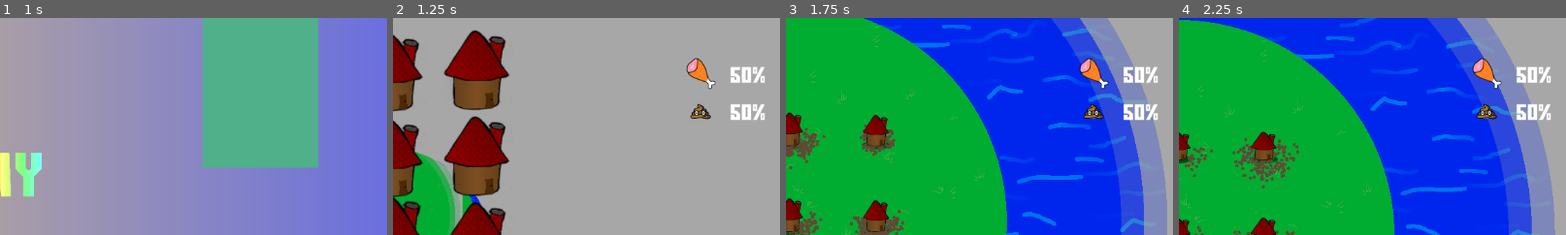
Above: before the commit, frames 1-4 (left to right).
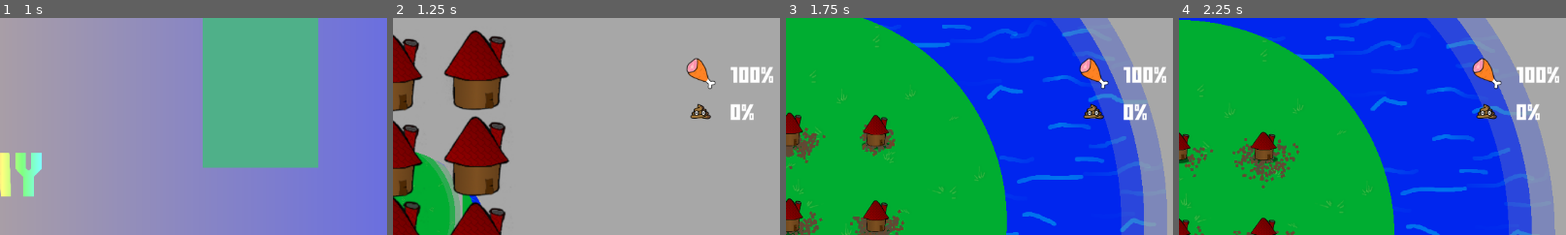
Above: after the commit, the same moments.

Repository: Viggzta/gmtk-jam-2024
Game: Godot game, scene res://main_menu.tscn
The game is run twice, just before and just after one commit, with the same random seed, the same clock (stepped at 60 frames per second) and the same inputs. Sound files missing from this copy of the repository are replaced by a short silence.
Inputs (mouse positions are % of the whole screen's width and height, from its top left):
- Up to frame 1 (1 s): click (49, 36) at 0.5 s
- Up to frame 2 (1.25 s): no input
- Up to frame 3 (1.75 s): click "1" at 1.25 s
- Up to frame 4 (2.25 s): click "0" at 2 s
The pictures show only the part of the screen within x 50-100%, y 0-50%; the shares and areas given below are measured in that part.

Frame 1 is identical in both runs. In frame 2, 0.8% of the frame differs, in the area x 87-99%, y 22-47%; in frame 3, 0.9%, in the area x 87-99%, y 22-48%; in frame 4, 0.8%.

Commit message:
Display upcoming food

Diff:
--- a/src/scenes/levels/the_level.gd
+++ b/src/scenes/levels/the_level.gd
@@ -22,7 +22,6 @@
 @export var dude_increase_multiply : float = 1.2
 @export var build_radius_increase_addition : float = 0.5
 
-var current_day: int = 1
 signal new_day(day: int)
 
 var buildings_placed: Dictionary = {}
@@ -46,10 +45,10 @@
 		building.add_child(sound)
 		return
 
-	var current_day_restrictions: Dictionary = Globals.level_restrictions[current_day]
+	var current_day_restrictions: Dictionary = Globals.level_restrictions[Globals.current_day]
 	var max_allowed_count: int = 0
 	if current_day_restrictions.has(Globals.current_building_type):
-		max_allowed_count = Globals.level_restrictions[current_day][Globals.current_building_type]
+		max_allowed_count = Globals.level_restrictions[Globals.current_day][Globals.current_building_type]
 	var current_count: int = 0
 	if buildings_placed.has(Globals.current_building_type):
 		current_count = buildings_placed[Globals.current_building_type]
@@ -103,10 +102,10 @@
 	sound.set_and_play(FireAndForgetSound.SoundClips.Suuck)
 	house.add_child(sound)
 
-	var current_day_restrictions: Dictionary = Globals.level_restrictions[current_day]
+	var current_day_restrictions: Dictionary = Globals.level_restrictions[Globals.current_day]
 	var max_allowed_count: int = 0
 	if current_day_restrictions.has(current_building_type):
-		max_allowed_count = Globals.level_restrictions[current_day][current_building_type]
+		max_allowed_count = Globals.level_restrictions[Globals.current_day][current_building_type]
 	var new_current_count: int = buildings_placed[current_building_type]
 	$CanvasLayer/ActionBar.set_building_count(current_building_type, max_allowed_count - new_current_count)
 
@@ -145,11 +144,12 @@
 	_create_build_spots(buildable_radius)
 	calculate_restrictions()
 	buildings_placed = {}
+	$CanvasLayer/UpcomingNeedsUi.calculate_upcoming_needs()
 
 func _spawn_wave() -> void:
 	Globals.dude_count = 0
-	print("Current day: " + str(current_day))
-	for level_need_arrays: Array in Globals.level_needs[current_day]:
+	print("Current day: " + str(Globals.current_day))
+	for level_need_arrays: Array in Globals.level_needs[Globals.current_day]:
 		print("Step1: " + str(level_need_arrays))
 		for level_need: Pair in level_need_arrays:
 			print("Step2: " + str(level_need))
@@ -181,18 +181,19 @@
 	Globals.current_state = state
 
 	if state == globals.GameState.Setup:
-		current_day += 1
-		new_day.emit(current_day)
+		Globals.current_day += 1
+		new_day.emit(Globals.current_day)
 		$CanvasLayer/SatisfactionUi.visible = false
 		Globals.dude_count = 0
 		Globals.total_needs = 0
 		$CanvasLayer/SatisfactionUi/ProgressBar.value = 100
 		buildings_placed.clear()
 		calculate_restrictions()
+		$CanvasLayer/UpcomingNeedsUi.calculate_upcoming_needs()
 	elif state == globals.GameState.Rush:
 		$CanvasLayer/SatisfactionUi.visible = true
 	elif state== globals.GameState.Failure:
-		current_day = 1
+		Globals.current_day = 1
 		Globals.total_needs = 0
 		get_tree().change_scene_to_file("res://scenes/levels/the_level.tscn")
 	elif state == globals.GameState.Success:
@@ -215,14 +216,10 @@
 	_transition_game_state(globals.GameState.Success)
 
 func calculate_restrictions() -> void:
-	var level_restriction: Dictionary = Globals.level_restrictions[current_day]
+	var level_restriction: Dictionary = Globals.level_restrictions[Globals.current_day]
 	for b: BuildingType.Type in level_restriction.keys():
-		var max_available: int = Globals.level_restrictions[current_day][b]
+		var max_available: int = Globals.level_restrictions[Globals.current_day][b]
 		$CanvasLayer/ActionBar.set_building_count(b, max_available)
-
-func _update_day_globally() -> void:
-	Globals.current_day = current_day
-
 
 func _on_failure_screen_pressed_try_again() -> void:
 	_transition_game_state(globals.GameState.Failure)
--- a/src/scenes/ui/upcoming needs ui.tscn
+++ b/src/scenes/ui/upcoming needs ui.tscn
@@ -24,7 +24,7 @@
 offset_bottom = 128.0
 texture = ExtResource("2_tkyec")
 
-[node name="FoodTxt2" type="Label" parent="."]
+[node name="FoodTxt" type="Label" parent="."]
 layout_mode = 2
 offset_left = 155.0
 offset_top = 35.0
--- a/src/scenes/ui/upcoming_needs_ui.gd
+++ b/src/scenes/ui/upcoming_needs_ui.gd
@@ -9,3 +9,29 @@
 # Called every frame. 'delta' is the elapsed time since the previous frame.
 func _process(delta: float) -> void:
 	pass
+
+func calculate_upcoming_needs() -> void:
+	var total_shit_nr : int = 0
+	var total_food_nr : int = 0
+
+	for needsForADay: Array in Globals.level_needs[Globals.current_day]:
+		for needPair: Pair in needsForADay:
+			for need : Dude.NeedType in needPair.needs_array:
+				match need:
+					Dude.NeedType.Poop:
+						total_shit_nr += needPair.count
+					Dude.NeedType.Eat:
+						total_food_nr += needPair.count
+
+	var total_need_nr : int = total_shit_nr + total_food_nr
+	print(total_need_nr)
+	var food_percent : float = 0
+	var shit_percent : float = 0
+	if(total_food_nr > 0):
+		food_percent = ((float(total_food_nr) / total_need_nr)) * 100
+
+	if(total_shit_nr > 0):
+		shit_percent = ((float(total_shit_nr) / total_need_nr)) * 100
+
+	$FoodTxt.text = str(int(food_percent)) + "%"
+	$ShitTxt.text = str(int(shit_percent)) + "%"
